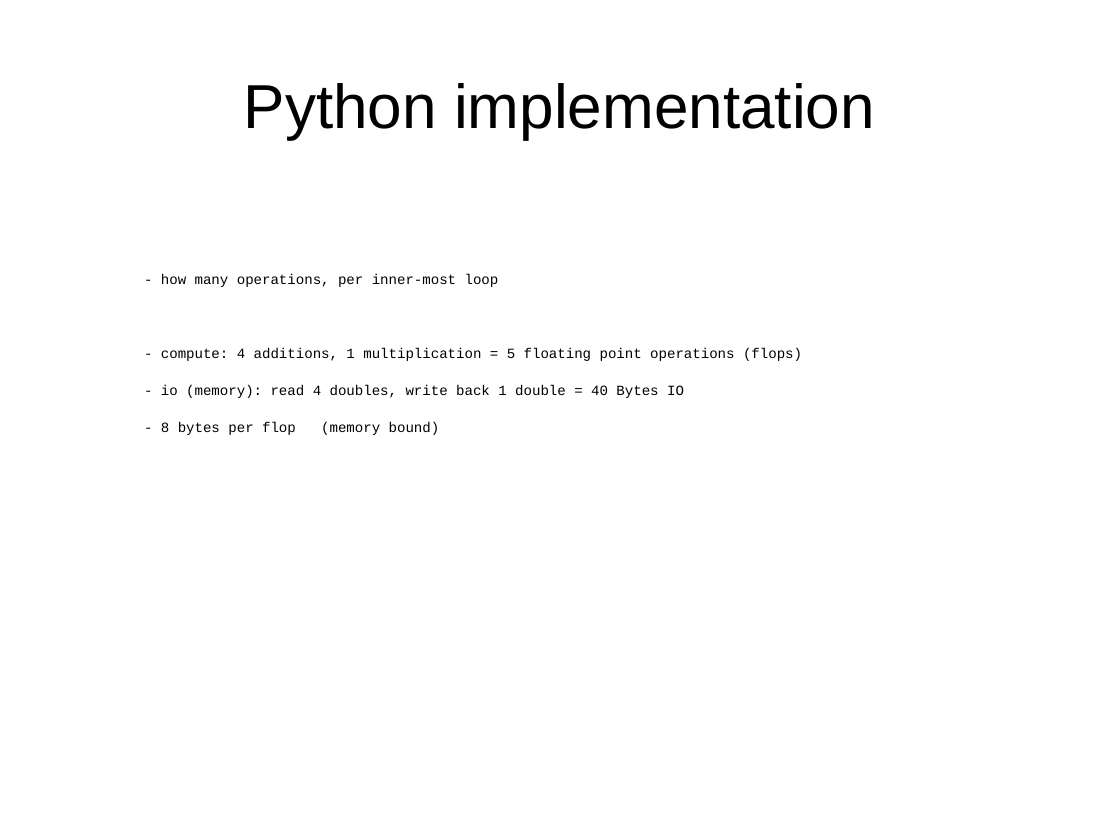
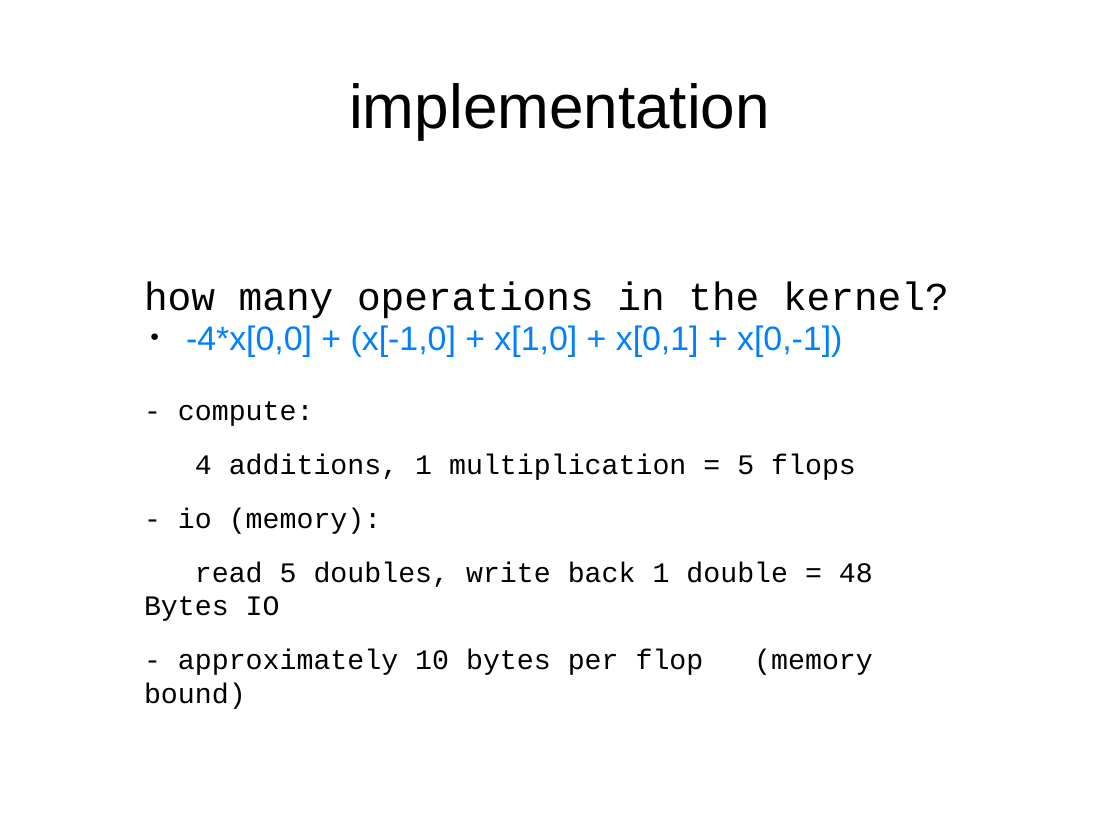
Before and after one commit to mherkazandjian/python_optimization_demo, a slide deck: slide 5 of 2017-10-11-developer_workshop_4_hans_on_optmization_with_python.odp (slide 6 before the commit). Drawn at 1120x840 pixels with LibreOffice and Linux fonts; fonts in the diff are those of the drawing. Boxes give left, top, right and bottom in pixels: in the first picture for what was removed or moved away, otherwise in the second. Text is boxed around its words. In the diff, an @@ line names an element or a change of style, - is before the commit and + after.

Commit message:
clean pure python example
add example to the notebook

```diff
--- a/2017-10-11-developer_workshop_4_hans_on_optmization_with_python.odp
+++ b/2017-10-11-developer_workshop_4_hans_on_optmization_with_python.odp
@@ title at [349, 83, 770, 139]: text changed @@
-Python implementation
+implementation
@@ text at [144, 281, 949, 675]: text changed; size 10 to 20 pt @@
-- how many operations, per inner-most loop
-- compute: 4 additions, 1 multiplication = 5 floating point operations (flops)
-- io (memory): read 4 doubles, write back 1 double = 40 Bytes IO
-- 8 bytes per flop (memory bound)
+how many operations in the kernel?
+- compute:
+4 additions, 1 multiplication = 5 flops
+- io (memory):
+read 5 doubles, write back 1 double = 48 Bytes IO
+- approximately 10 bytes per flop (memory bound)
@@ text added at [186, 325, 842, 356], 24 pt, text #007FFF @@
+● -4*x[0,0] + (x[-1,0] + x[1,0] + x[0,1] + x[0,-1])
```
Also in this commit, not shown: 5 other slides changed, 11 slides added, 1 slide removed, 7 other files.
